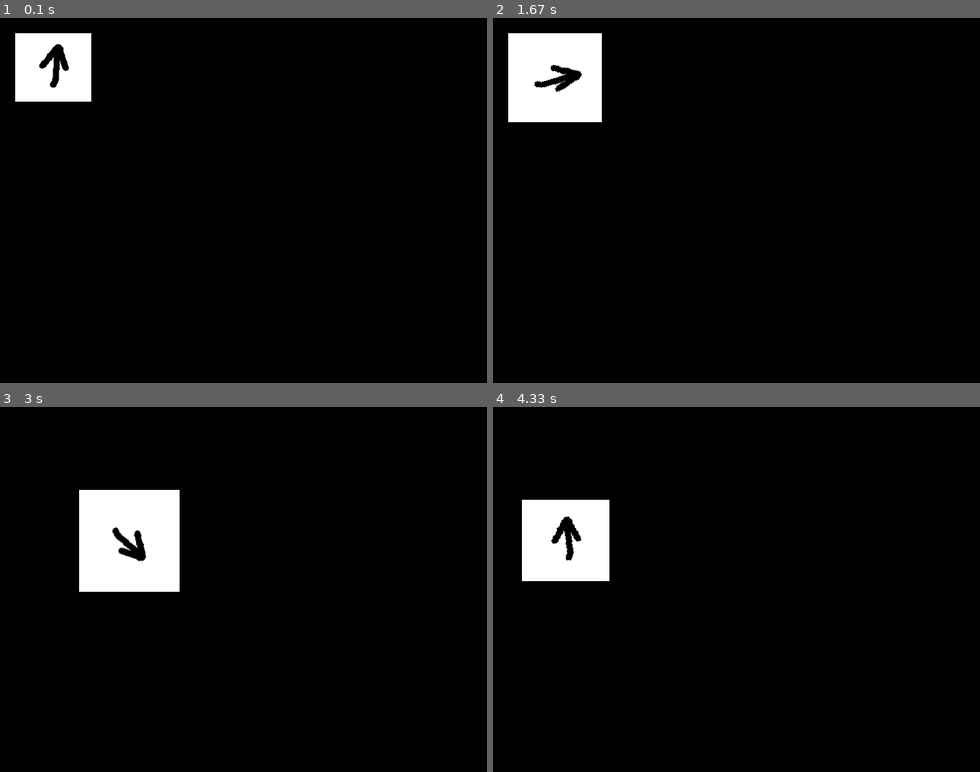
Above: before the commit, frames 1-4 (two rows, left to right).
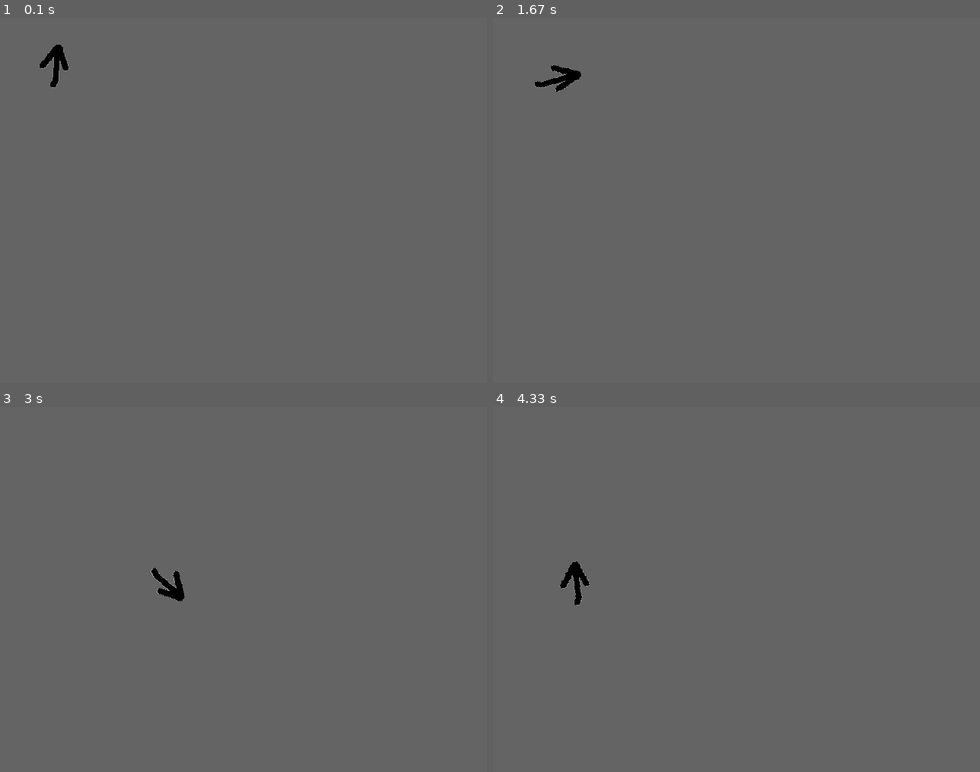
Above: after the commit, the same moments.

Repository: smarzony/pygame_racing
Game: pygame game, started from main.py
The game is run twice, just before and just after one commit, with the same random seed, the same clock (stepped at 60 frames per second) and the same inputs.
Inputs:
- Up to frame 1 (0.1 s): no input
- Up to frame 2 (1.67 s): hold Up 0.33-0.8 s; hold Right 0.83-1.3 s; hold Left from 1.33 s (still down)
- Up to frame 3 (3 s): release Left at 1.87 s; hold Down 1.9-2.2 s; hold Left 2.23-2.63 s; hold Up from 2.67 s (still down)
- Up to frame 4 (4.33 s): release Up at 3.03 s; hold Right 3.07-3.7 s; hold Down 3.73-4.1 s; hold Left from 4.13 s (still down)

The runs differ from the first frame. In frame 1, 100% of the frame differs, in the area x 0-100%, y 0-100%; in frame 2, 100%; in frame 3, 100%; in frame 4, 100%.

Commit message:
intro to acceleration and deceleration

Diff:
--- a/main.py
+++ b/main.py
@@ -1,6 +1,6 @@
 import pygame
 from time import time as now
-from player_class import Player_Class
+from player_class import Player_Class, FWD, BWD
 
 SCREEN_WIDTH = 640
 SCREEN_HEIGHT = 480
@@ -10,9 +10,9 @@
 # definiowanie okna gry
 win = pygame.display.set_mode((SCREEN_WIDTH, SCREEN_HEIGHT))
 # wyświetlanie okna gry
-pygame.display.set_caption("Moja Gra")
+pygame.display.set_caption("Arrow Racer")
 
-img_path = 'img/player1.png'
+img_path = 'img/player_transparent.png'
 playerImg = pygame.image.load(img_path)
 
 player = Player_Class(parent=win, width=100, height=100, pos_x=0, pos_y=0, rotation=0, window_size=(SCREEN_WIDTH, SCREEN_HEIGHT), color=KOLOR, img=playerImg)
@@ -24,15 +24,31 @@
 player.pos_step = 0.2
 
 rect_pulse_timer = now()
-screen_refresh_timer = now()
+tick_timer = now()
 print_debug_timer = now()
 
 while run:
-    win.fill((0,0,0))
+    win.fill((100,100,100))
     actual_time = now()
     for event in pygame.event.get():
         if event.type == pygame.QUIT:
             run = False
+
+        if event.type == pygame.KEYDOWN:
+            if event.key in (pygame.K_UP, pygame.K_DOWN):
+                player.in_motion = True
+                if event.key == pygame.K_UP:
+                    player.direction = FWD
+                else:
+                    player.direction = BWD
+
+
+        if event.type == pygame.KEYUP:
+            # checking if key "A" was pressed
+            if event.key in (pygame.K_UP, pygame.K_DOWN):
+                player.in_motion = False
+                print("Key UP has been released")
+
 
     keys = pygame.key.get_pressed()
     if True in keys:
@@ -44,13 +60,13 @@
             # player.set_pos(player.pos_step, 0)
             player.rotate("L")
 
-        if keys[pygame.K_UP] :
+        # if keys[pygame.K_UP] :
             # player.set_pos(0, -player.pos_step)
-            player.move('FWD')
+            # player.move('FWD')
 
-        if keys[pygame.K_DOWN] :
+        # if keys[pygame.K_DOWN] :
             # player.set_pos(0, player.pos_step)
-            player.move('BWD')
+            # player.move('BWD')
 
         # if keys[pygame.K_RCTRL] :
         #     # player.rotate("R")
@@ -59,6 +75,8 @@
         #     # player.rotate("L")
 
         pygame.time.delay(1)
+
+
 
 
 
@@ -80,10 +98,14 @@
 
 
 
-    if actual_time - screen_refresh_timer > 1/60:
-        screen_refresh_timer = actual_time
+    if actual_time - tick_timer > 1/60:
+        tick_timer = actual_time
 
-        playerImg = pygame.image.load(img_path)
+        if player.in_motion:
+            player.move()
+
+        # playerImg = pygame.image.load(img_path)
+        playerImg = pygame.image.load(img_path).convert_alpha(win)
         playerImg = pygame.transform.scale(playerImg, (player.width, player.height))
         playerImg = pygame.transform.rotate(playerImg, player.rotation)
         win.blit(playerImg, (player.pos_x, player.pos_y))
--- a/player_class.py
+++ b/player_class.py
@@ -1,4 +1,45 @@
 import math
+from time import time as now
+
+FWD = True
+BWD = False
+
+class Motion():
+    def __init__(self):
+        self.in_motion = False
+        self.speed_actual = 0
+        self.speed_start = 0
+        self.max_speed = 5
+        self.start_accelerating_time = 0.0
+        self.start_decelerating_time = 0.0
+        self.direction = 0
+        self.acceleration_ramp_seconds = 2
+
+    def start(self):
+        self.in_motion = True
+        self.speed_start = self.speed_actual
+        self.start_accelerating_time = now()
+
+    def stop(self):
+        self.speed_start = self.speed_actual
+        self.start_decelerating_time = now()
+
+    def acceleration(self):
+        # if now() - self.start_accelerating < self.acceleration_ramp:
+        self.speed_actual = ((now() - self.start_accelerating_time)/ (self.acceleration_ramp_seconds - (self.speed_start/self.max_speed)*self.acceleration_ramp_seconds)) * self.max_speed
+
+    def deceleration(self):
+        # if now() - self.start_accelerating < self.acceleration_ramp:
+        self.speed_actual = self.speed_start - ((now() - self.start_accelerating_time)/ (self.acceleration_ramp_seconds - (self.speed_start/self.max_speed)*self.acceleration_ramp_seconds)) * self.max_speed
+        if self.speed_actual < 0:
+            self.speed_actual = 0
+
+class Positions():
+    def __init__(self):
+        self.x = 0
+        self.y = 0
+        self.height = 0
+        self.width = 0
 
 class Player_Class():
     def __init__(self, parent, window_size, height, width, pos_x, pos_y, rotation, color, img):
@@ -7,13 +48,15 @@
         self.width = width
         self.pos_x = pos_x
         self.pos_y = pos_y
-        self.pos_step = 1
+        self.max_speed = 5
         self.rotation_step = 0.5
         self.rotation = rotation
         self.window_size = window_size
         self.color = color
         self.img = img
         self.vector = [0, 0]
+        self.in_motion = False
+        self.direction = FWD
         self.check_boundaries()
 
     def check_boundaries(self):
@@ -49,12 +92,12 @@
         self.check_boundaries()
 
 
-    def move(self, direction):
+    def move(self):
         self.vector = [0, 0]
-        self.vector[0] = self.pos_step * math.cos(math.radians(self.rotation - 90))
-        self.vector[1] = self.pos_step * math.sin(math.radians(self.rotation - 90))
+        self.vector[0] = self.max_speed * math.cos(math.radians(self.rotation - 90))
+        self.vector[1] = self.max_speed * math.sin(math.radians(self.rotation - 90))
 
-        if direction == 'FWD':
+        if self.direction is FWD:
             self.pos_x -= self.vector[0]
             self.pos_y += self.vector[1]
         else:
Binary file removed: img/player.png
Binary file added: img/player_transparent.png
